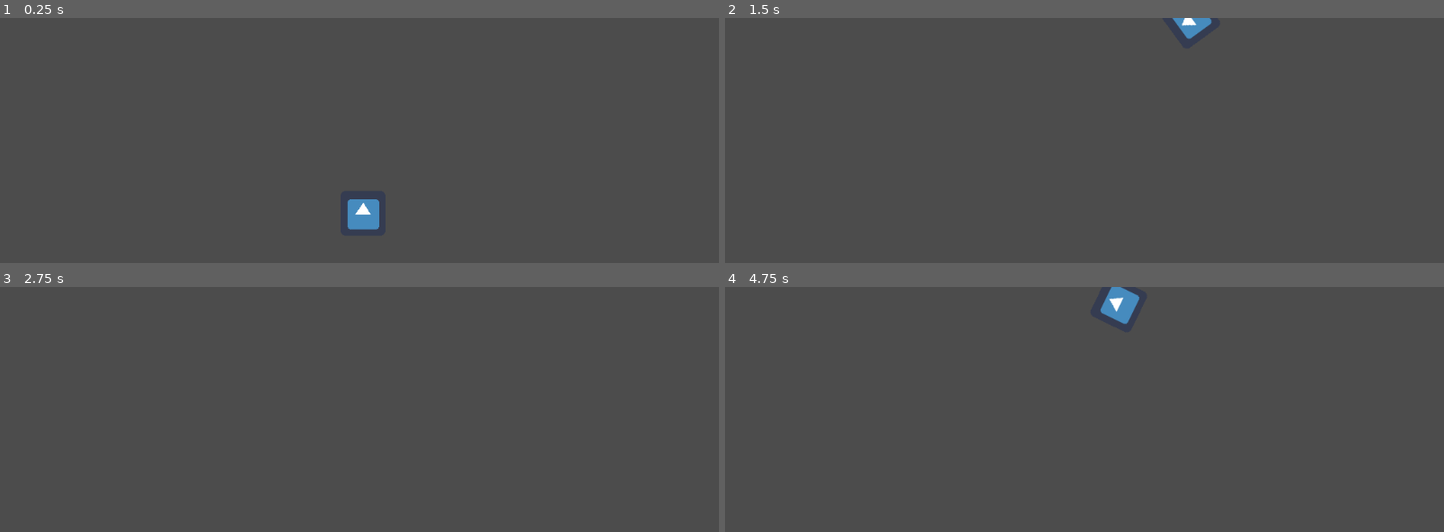
Above: before the commit, frames 1-4 (two rows, left to right).
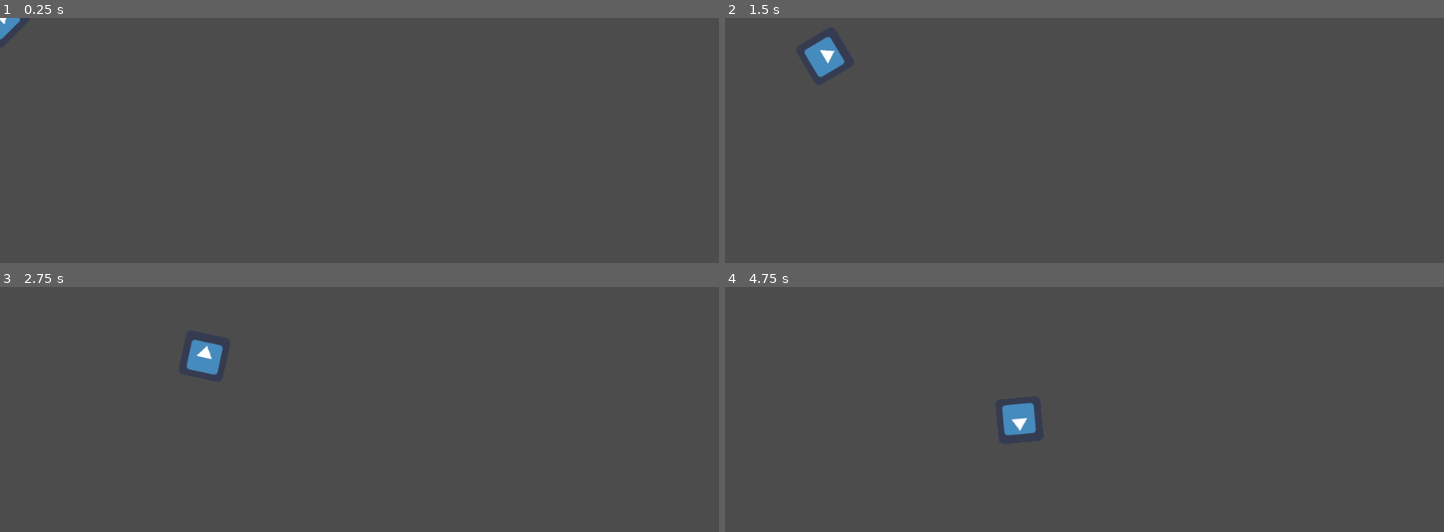
Above: after the commit, the same moments.

Repository: grhifen/No-More-Stars
Game: Godot game, scene res://KinematicBody2D.tscn
Two runs of this game, one before a commit and one after it. Both use one fixed random seed, a clock stepped at 60 frames per second and the inputs below. Before the commit the project starts from res://Sprite.tscn. The engine's default icon, where the game draws it, is replaced by a stand-in: a white triangle on a blue panel in a dark square.
Inputs (mouse positions are in pixels of both pictures, inside the frame that each line leads up to):
- Up to frame 1 (0.25 s): no input
- Up to frame 2 (1.5 s): tap Enter at 0.5 s; move the mouse to (1242, 206) at 0.52 s; press the mouse at (1242, 206) at 0.53 s; hold Right (ui_right) 0.53-1.28 s; right-click (1242, 206) at 0.8 s; move the mouse to (940, 248) at 1.27 s; release the mouse at (940, 248) at 1.28 s; hold Down (ui_down) from 1.28 s (still down); right-click (940, 248) at 1.35 s
- Up to frame 3 (2.75 s): click (215, 517) at 1.55 s; tap Space at 2 s; move the mouse to (431, 404) at 2.02 s; release Down (ui_down) at 2.03 s; press the mouse at (431, 404) at 2.03 s; hold Right (ui_right) from 2.03 s (still down); right-click (431, 404) at 2.3 s
- Up to frame 4 (4.75 s): move the mouse to (outside the picture) at 2.77 s; release Right (ui_right) at 2.78 s; release the mouse at (outside the picture) at 2.78 s; hold Up (ui_up) 2.78-3.53 s; right-click (outside the picture) at 2.85 s; click (outside the picture) at 3.05 s; tap Enter at 3.5 s; move the mouse to (outside the picture) at 3.52 s; press the mouse at (outside the picture) at 3.53 s; hold Left (ui_left) from 3.53 s (still down); right-click (outside the picture) at 3.8 s; move the mouse to (868, 434) at 4.27 s; release the mouse at (868, 434) at 4.28 s; right-click (868, 434) at 4.35 s; click (868, 434) at 4.55 s

The runs differ from the first frame. In frame 1, 0.7% of the frame differs, in the area x 0-53%, y 0-87%; in frame 2, 0.8%; in frame 3, 0.6%; in frame 4, 1.1%, in the area x 38-58%, y 0-61%.

Commit message:
KABOOM and player now moves towards mouse when mouse0down

Diff:
--- a/Ball.tscn
+++ /dev/null
@@ -1,19 +0,0 @@
-[gd_scene load_steps=4 format=2]
-
-[ext_resource path="res://icon.png" type="Texture" id=1]
-
-[sub_resource type="PhysicsMaterial" id=2]
-bounce = 2.0
-
-[sub_resource type="CircleShape2D" id=1]
-
-[node name="RigidBody2D" type="RigidBody2D"]
-physics_material_override = SubResource( 2 )
-gravity_scale = 2.0
-
-[node name="Sprite" type="Sprite" parent="."]
-texture = ExtResource( 1 )
-
-[node name="CollisionShape2D" type="CollisionShape2D" parent="."]
-scale = Vector2( 3, 3 )
-shape = SubResource( 1 )
--- a/Chao.tscn
+++ /dev/null
@@ -1,18 +0,0 @@
-[gd_scene load_steps=3 format=2]
-
-[ext_resource path="res://icon.png" type="Texture" id=1]
-
-[sub_resource type="RectangleShape2D" id=1]
-extents = Vector2( 208, 28.5 )
-
-[node name="StaticBody2D" type="StaticBody2D"]
-position = Vector2( 553, 333 )
-
-[node name="Sprite" type="Sprite" parent="."]
-position = Vector2( 2.99998, 0 )
-scale = Vector2( 6.65625, 1 )
-texture = ExtResource( 1 )
-
-[node name="CollisionShape2D" type="CollisionShape2D" parent="."]
-position = Vector2( 1, 0.5 )
-shape = SubResource( 1 )
--- /dev/null
+++ b/KinematicBody2D.tscn
@@ -0,0 +1,10 @@
+[gd_scene load_steps=3 format=2]
+
+[ext_resource path="res://Movement.gd" type="Script" id=1]
+[ext_resource path="res://icon.png" type="Texture" id=2]
+
+[node name="KinematicBody2D" type="KinematicBody2D"]
+script = ExtResource( 1 )
+
+[node name="Sprite" type="Sprite" parent="."]
+texture = ExtResource( 2 )
--- /dev/null
+++ b/Movement.gd
@@ -0,0 +1,22 @@
+extends KinematicBody2D
+
+export var speed = 200
+var velocity = Vector2()
+var mouse_position = null
+var direction
+
+func _physics_process(delta):
+
+	velocity = Vector2(0, 0)
+	mouse_position = get_global_mouse_position()
+
+	if Input.is_action_pressed("forward"):
+		direction = (mouse_position - position).normalized()
+		velocity = (direction * speed)
+
+	if Input.is_action_just_pressed("forward"):
+		direction = (mouse_position - position).normalized()
+		velocity = (direction * speed) * 2
+
+	move_and_slide(velocity)
+	look_at(mouse_position)
--- a/Sprite.gd
+++ /dev/null
@@ -1,26 +0,0 @@
-extends Sprite
-
-var speed = 400
-var AngSpeed = 4
-func _process(delta):
-
-	var direction = 0
-	if Input.is_action_pressed("mouse_1"):
-		direction = -1
-	if Input.is_action_pressed("mouse_2"):
-		direction = 1
-
-	rotation += AngSpeed * direction * delta
-
-	var velocity = Vector2.ZERO
-
-
-	if Input.is_action_pressed("ui_up"):
-		velocity = Vector2.UP.rotated(rotation) * speed
-	if Input.is_action_pressed("ui_down"):
-		velocity = Vector2.DOWN.rotated(rotation) * speed
-	if Input.is_action_pressed("ui_left"):
-		velocity = Vector2.LEFT.rotated(rotation) * speed
-	if Input.is_action_pressed("ui_right"):
-		velocity = Vector2.RIGHT.rotated(rotation) * speed
-	position += velocity * delta
--- a/Sprite.tscn
+++ /dev/null
@@ -1,9 +0,0 @@
-[gd_scene load_steps=3 format=2]
-
-[ext_resource path="res://icon.png" type="Texture" id=1]
-[ext_resource path="res://Sprite.gd" type="Script" id=2]
-
-[node name="Sprite" type="Sprite"]
-position = Vector2( 517, 279 )
-texture = ExtResource( 1 )
-script = ExtResource( 2 )
--- a/Teste.tscn
+++ /dev/null
@@ -1,41 +0,0 @@
-[gd_scene load_steps=4 format=2]
-
-[ext_resource path="res://Chao.tscn" type="PackedScene" id=1]
-[ext_resource path="res://Ball.tscn" type="PackedScene" id=2]
-
-[sub_resource type="PhysicsMaterial" id=1]
-bounce = 1.29
-
-[node name="Node" type="Node"]
-
-[node name="RigidBody2D" parent="." instance=ExtResource( 2 )]
-position = Vector2( 334, 72 )
-gravity_scale = 10.0
-
-[node name="RigidBody2D2" parent="." instance=ExtResource( 2 )]
-position = Vector2( 349, -4 )
-gravity_scale = 10.0
-
-[node name="RigidBody2D3" parent="." instance=ExtResource( 2 )]
-position = Vector2( 395, 34 )
-gravity_scale = 10.0
-
-[node name="RigidBody2D4" parent="." instance=ExtResource( 2 )]
-position = Vector2( 434, -35 )
-gravity_scale = 10.0
-
-[node name="RigidBody2D5" parent="." instance=ExtResource( 2 )]
-position = Vector2( 456, 51 )
-gravity_scale = 10.0
-
-[node name="RigidBody2D6" parent="." instance=ExtResource( 2 )]
-position = Vector2( 371, -62 )
-gravity_scale = 10.0
-
-[node name="StaticBody2D" parent="." instance=ExtResource( 1 )]
-position = Vector2( 341, 247 )
-rotation = 0.0187741
-
-[node name="RigidBody2D7" parent="." instance=ExtResource( 2 )]
-position = Vector2( 261, 11 )
-physics_material_override = SubResource( 1 )
--- a/project.godot
+++ b/project.godot
@@ -11,7 +11,7 @@
 [application]
 
 config/name="No- More- Stars"
-run/main_scene="res://Sprite.tscn"
+run/main_scene="res://KinematicBody2D.tscn"
 config/icon="res://icon.png"
 
 [gui]
@@ -58,6 +58,11 @@
 "events": [ Object(InputEventMouseButton,"resource_local_to_scene":false,"resource_name":"","device":0,"alt":false,"shi …(212 unchanged characters)…
  ]
 }
+forward={
+"deadzone": 0.5,
+"events": [ Object(InputEventMouseButton,"resource_local_to_scene":false,"resource_name":"","device":0,"alt":false,"shift":false,"control":false,"meta":false,"command":false,"button_mask":0,"position":Vector2( 0, 0 ),"global_position":Vector2( 0, 0 ),"factor":1.0,"button_index":1,"pressed":false,"doubleclick":false,"script":null)
+ ]
+}
 
 [physics]
 
